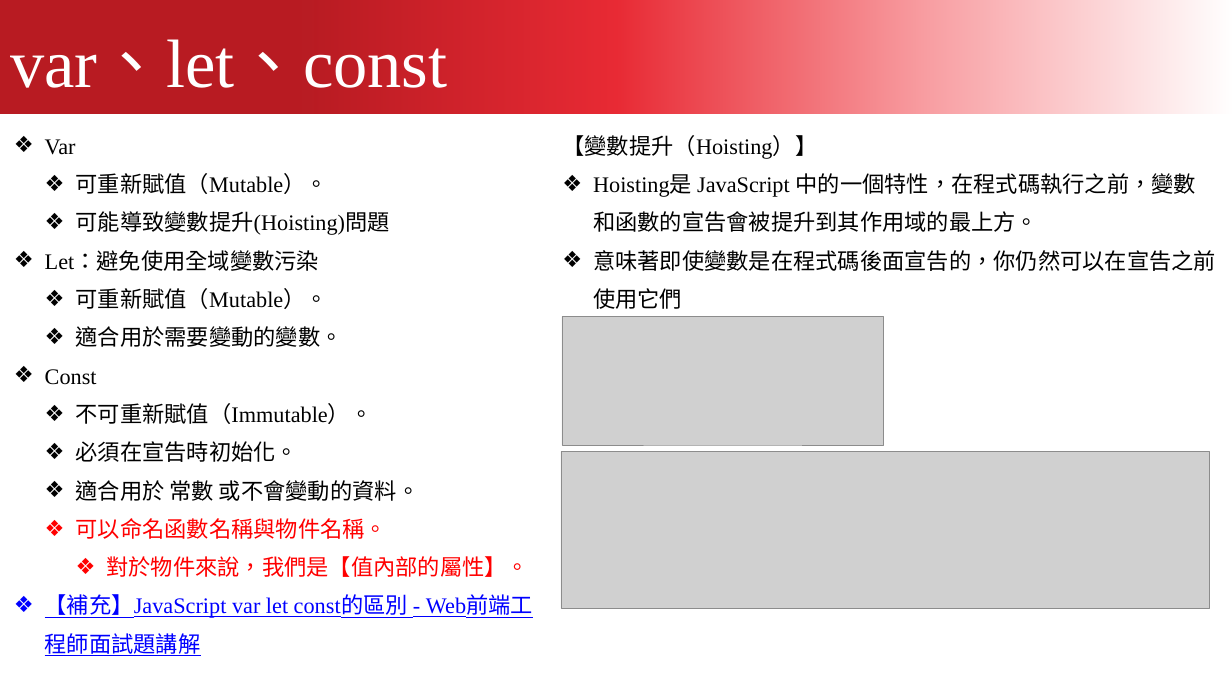
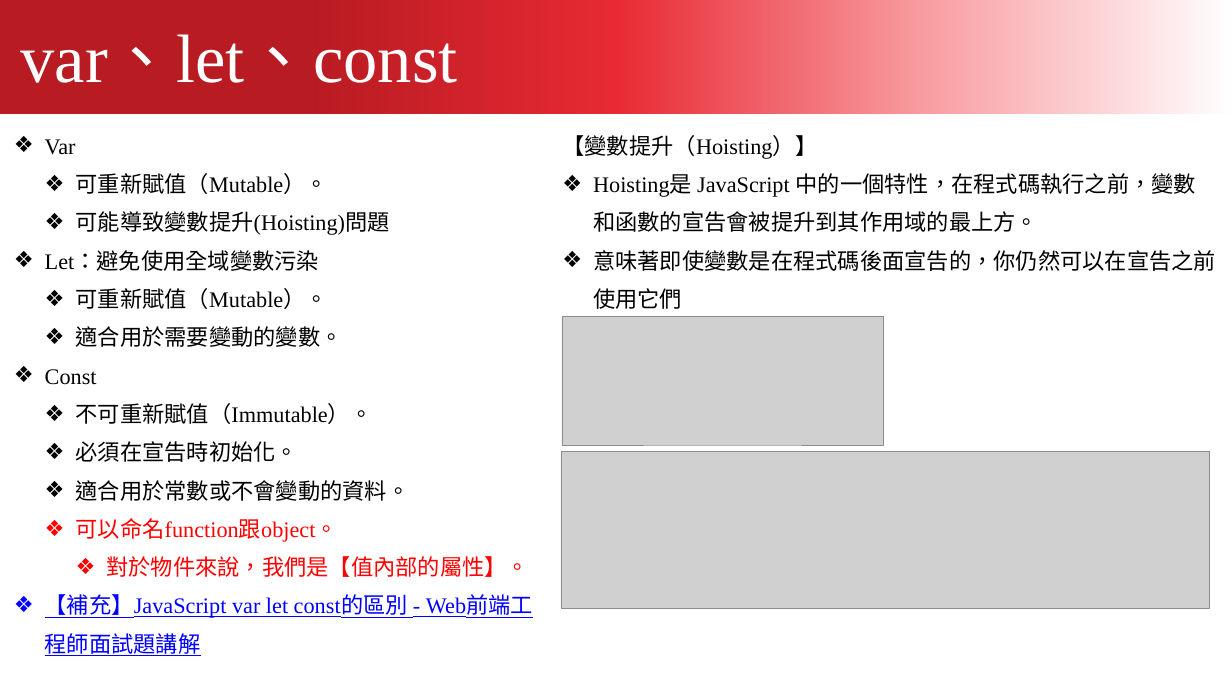
Before and after one commit to kcwc1029/blog, a slide deck: slide 7 of 互動網頁設計/JavaScript/javascript_01.pptx. Drawn at 1232x693 pixels with LibreOffice and Linux fonts; fonts in the diff are those of the drawing; grey boxes stand for pictures. Boxes give left, top, right and bottom in pixels: in the first picture for what was removed or moved away, otherwise in the second. Text is boxed around its words. In the diff, an @@ line names an element or a change of style, - is before the commit and + after.

```diff
--- a/互動網頁設計/JavaScript/javascript_01.pptx
+++ b/互動網頁設計/JavaScript/javascript_01.pptx
@@ text "var、let、const": place and size @@
-text "var、let、const" at [10, 39, 447, 88]
+text "var、let、const" at [21, 34, 458, 83]
@@ text at [76, 480, 410, 542]: text changed; text colour #000000 to #FF0000 @@
-  ❖ 適合用於 常數 或不會變動的資料。
-  ❖ 可以命名函數名稱與物件名稱。
+  ❖ 適合用於常數或不會變動的資料。
+  ❖ 可以命名function跟object。
```
Also in this commit, not shown: 2 other slides changed, 15 slides added, 14 other files.
